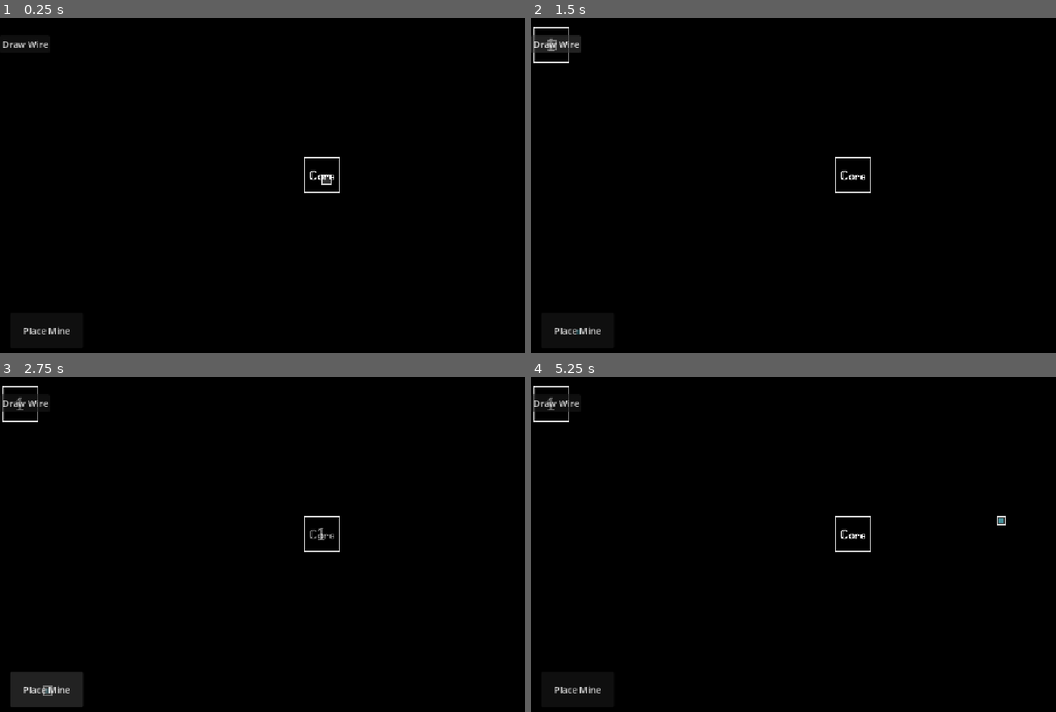
Above: before the commit, frames 1-4 (two rows, left to right).
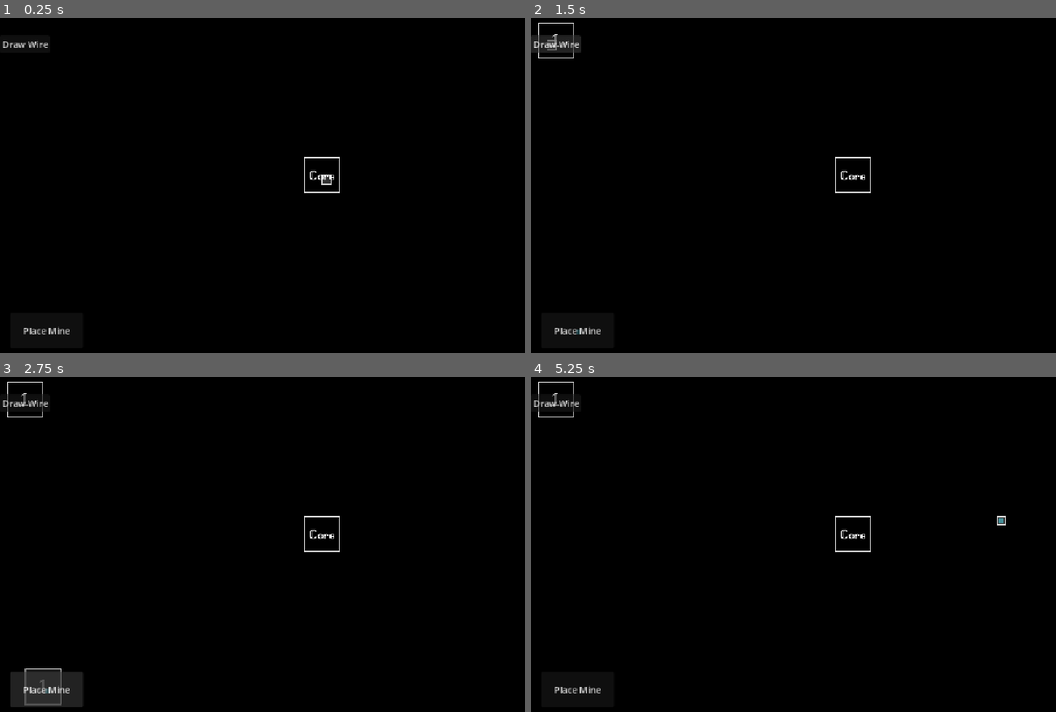
Above: after the commit, the same moments.

Repository: ast4rt3/math-matic
Game: Godot game, scene res://world.tscn
Same seed, same stepped clock (60 frames per second), same inputs: the game is played once before the commit and once after it.
Inputs (mouse positions are in pixels of both pictures, inside the frame that each line leads up to):
- Up to frame 1 (0.25 s): no input
- Up to frame 2 (1.5 s): click "Place Mine" at 0.5 s; click "Draw Wire" at 1.25 s
- Up to frame 3 (2.75 s): click "Place Mine" at 2 s
- Up to frame 4 (5.25 s): click "Draw Wire" at 2.75 s; click "Place Mine" at 3.5 s; click "Draw Wire" at 4.25 s; tap Enter at 5 s; move the mouse to (998, 517) at 5.02 s; click (998, 517) at 5.17 s

The runs differ from the first frame. In frame 2, 0.2% of the frame differs, in the area x 0-62%, y 1-47%; in frame 3, 0.5%, in the area x 0-64%, y 1-99%; in frame 4, 0.2%.

Commit message:
fix: fix wires that can be placed inside buildings

Diff:
--- a/world.gd
+++ b/world.gd
@@ -111,6 +111,13 @@
 	return Vector2(
 		floor(pos.x / tile_size) * tile_size + tile_size / 2,
 		floor(pos.y / tile_size) * tile_size + tile_size / 2
+	)
+
+func _snap_building(pos: Vector2) -> Vector2:
+	var tile_size = 16
+	return Vector2(
+		round(pos.x / tile_size) * tile_size,
+		round(pos.y / tile_size) * tile_size
 	)
 
 func start_drawing_wire():
@@ -189,7 +196,7 @@
 
 		if event.button_index == MOUSE_BUTTON_LEFT and event.pressed:
 			if current_state == State.PLACING_MINE:
-				var snapped_pos = _snap_to_grid(world_pos)
+				var snapped_pos = _snap_building(world_pos)
 				if _can_place_building(snapped_pos):
 					_place_mine(snapped_pos)
 				return
@@ -203,11 +210,17 @@
 			if current_state == State.DRAWING_WIRE and preview_points.size() > 0:
 				for i in range(preview_points.size()):
 					var p = preview_points[i]
+					var center = _wire_tile_to_pos(p)
+					var cell = _pos_to_cell(center)
+
 					var dir = Vector2i(1, 0)
 					if i < preview_points.size() - 1:
 						dir = preview_points[i+1] - p
 					elif i > 0:
 						dir = p - preview_points[i-1] # Keep last direction
+
+					if grid_data.has(cell) and (grid_data[cell].type == "core" or grid_data[cell].type == "miner"):
+						continue # Don't place wires inside buildings!
 
 					if not wire_grid.has(p):
 						wire_grid[p] = { "dir": dir, "item": null }
@@ -255,7 +268,11 @@
 	if preview_points.size() > 0:
 		for i in range(preview_points.size()):
 			var center = _wire_tile_to_pos(preview_points[i])
-			wire_renderer.draw_rect(Rect2(center - Vector2(4, 4), Vector2(8, 8)), Color(0.2, 0.9, 1.0, 0.5))
+			var cell = _pos_to_cell(center)
+			if grid_data.has(cell) and (grid_data[cell].type == "core" or grid_data[cell].type == "miner"):
+				wire_renderer.draw_rect(Rect2(center - Vector2(4, 4), Vector2(8, 8)), Color(1.0, 0.0, 0.0, 0.5))
+			else:
+				wire_renderer.draw_rect(Rect2(center - Vector2(4, 4), Vector2(8, 8)), Color(0.2, 0.9, 1.0, 0.5))
 
 func _process(delta: float):
 	tick_accumulator += delta
@@ -319,7 +336,16 @@
 	var mouse_pos = get_global_mouse_position()
 	cursor_highlight.global_position = _snap_to_grid(mouse_pos) - Vector2(8, 8)
 	cursor_highlight.size = Vector2(16, 16)
-	cursor_highlight.visible = true
+	cursor_highlight.visible = current_state != State.PLACING_MINE
+
+	if current_state == State.PLACING_MINE:
+		building_highlight.global_position = _snap_building(mouse_pos) - Vector2(32, 32)
+		building_highlight.size = Vector2(64, 64)
+		building_highlight.visible = true
+		if mine_preview:
+			mine_preview.global_position = _snap_building(mouse_pos)
+	else:
+		building_highlight.visible = false
 
 func _on_tick():
 	# Generate items from Miners into adjacent wires
